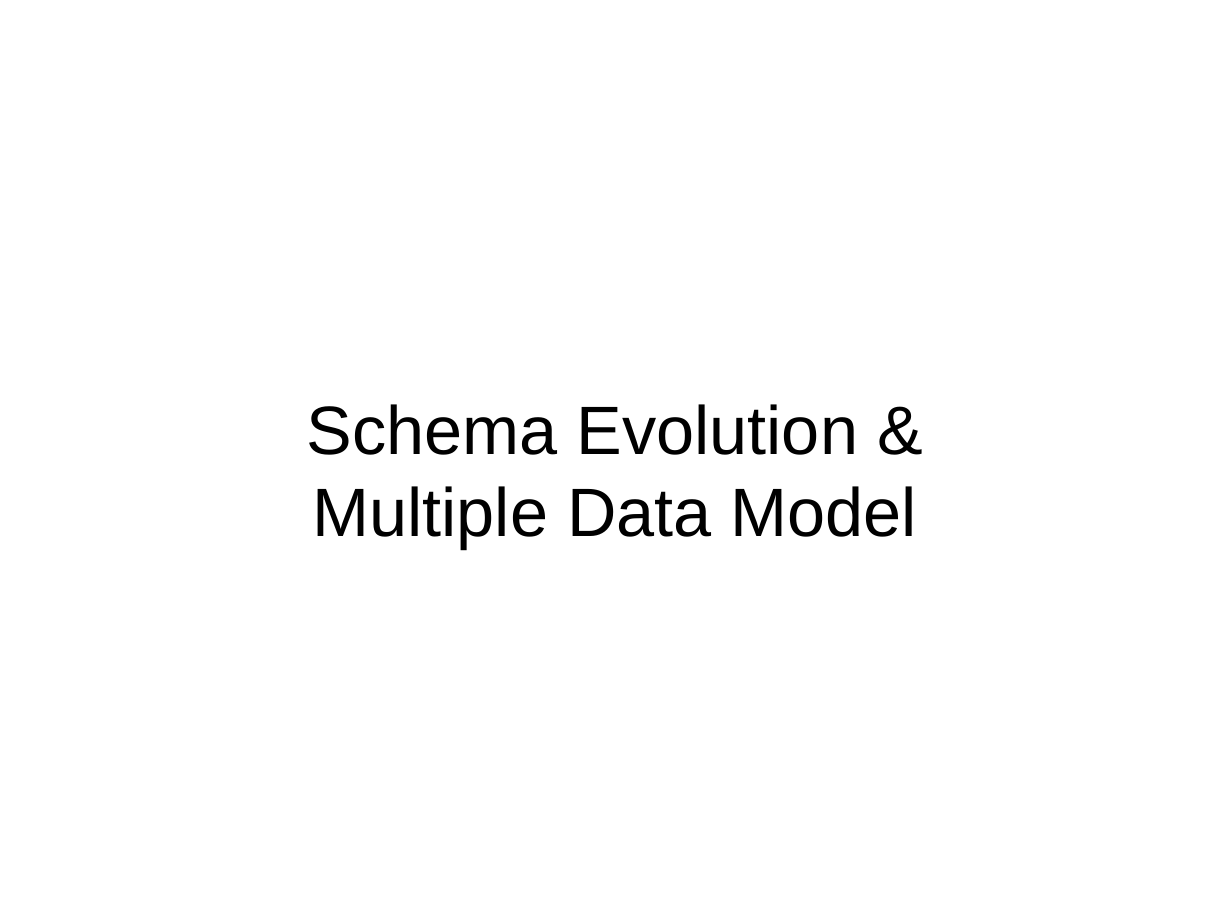
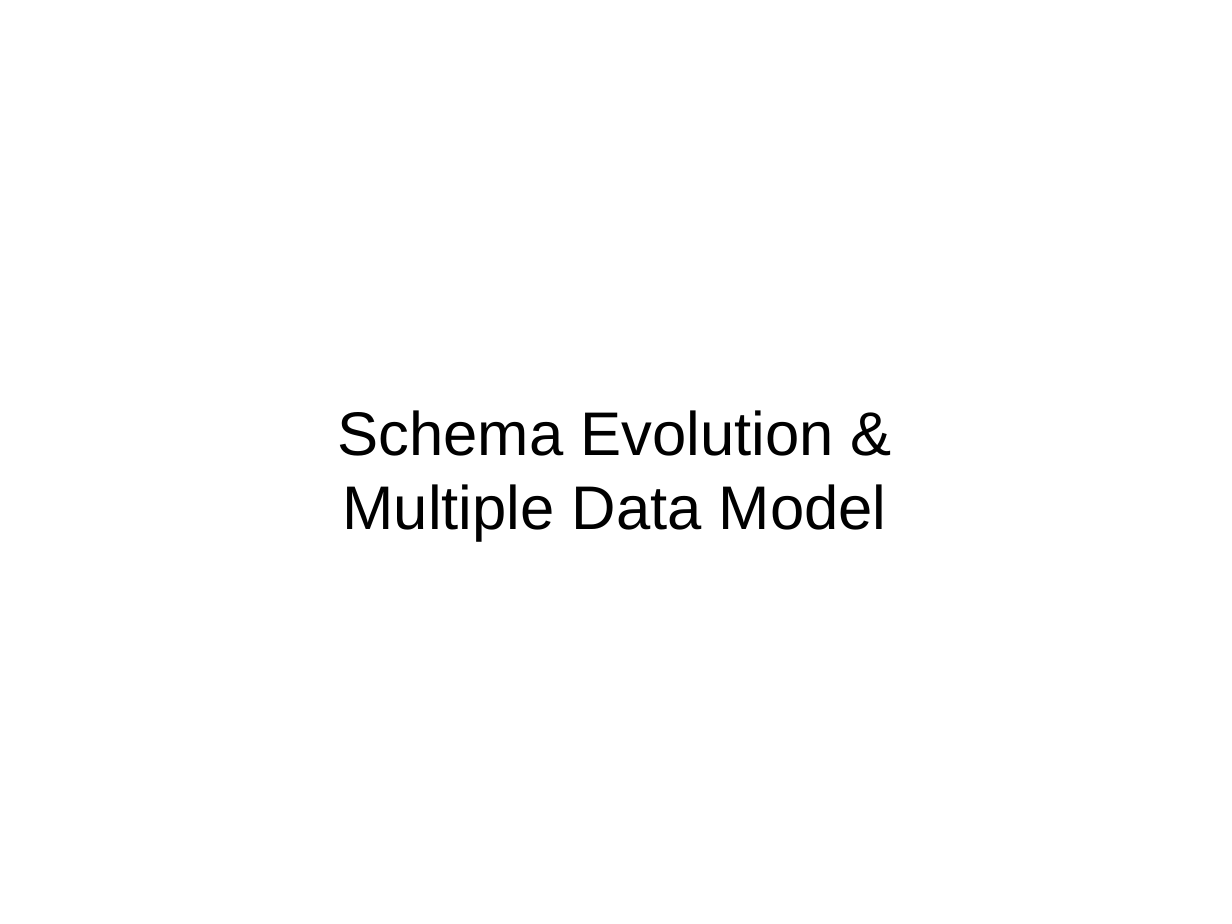
Before and after one commit to pixelsdb/pixels, a slide deck: slide 18 of pub/slides/pixels_examples_and_highlights.ppt (slide 17 before the commit). Drawn at 1232x924 pixels with LibreOffice and Linux fonts; fonts in the diff are those of the drawing. Boxes give left, top, right and bottom in pixels: in the first picture for what was removed or moved away, otherwise in the second. Text is boxed around its words. In the diff, an @@ line names an element or a change of style, - is before the commit and + after.

```diff
--- a/pub/slides/pixels_examples_and_highlights.ppt
+++ b/pub/slides/pixels_examples_and_highlights.ppt
@@ title "Schema Evolution & Multiple Data ..." at bbox=[337, 410, 887, 541]: size 40 to 36 pt @@
```
Also in this commit, not shown: 13 other slides changed, 1 slide added.
